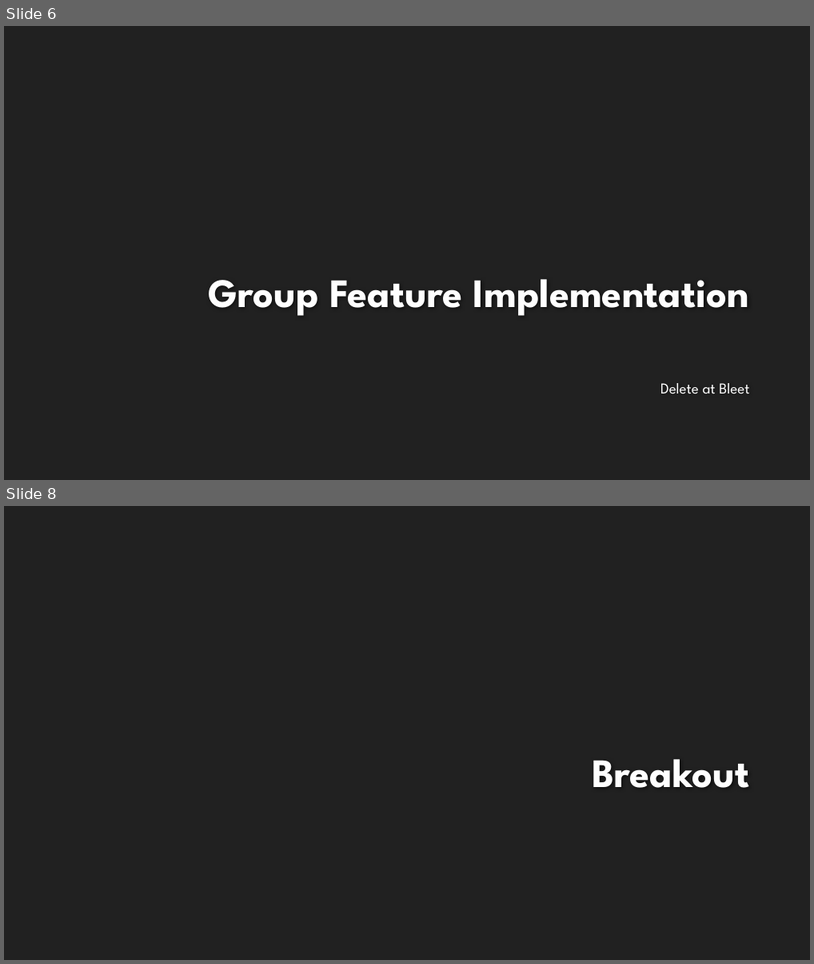
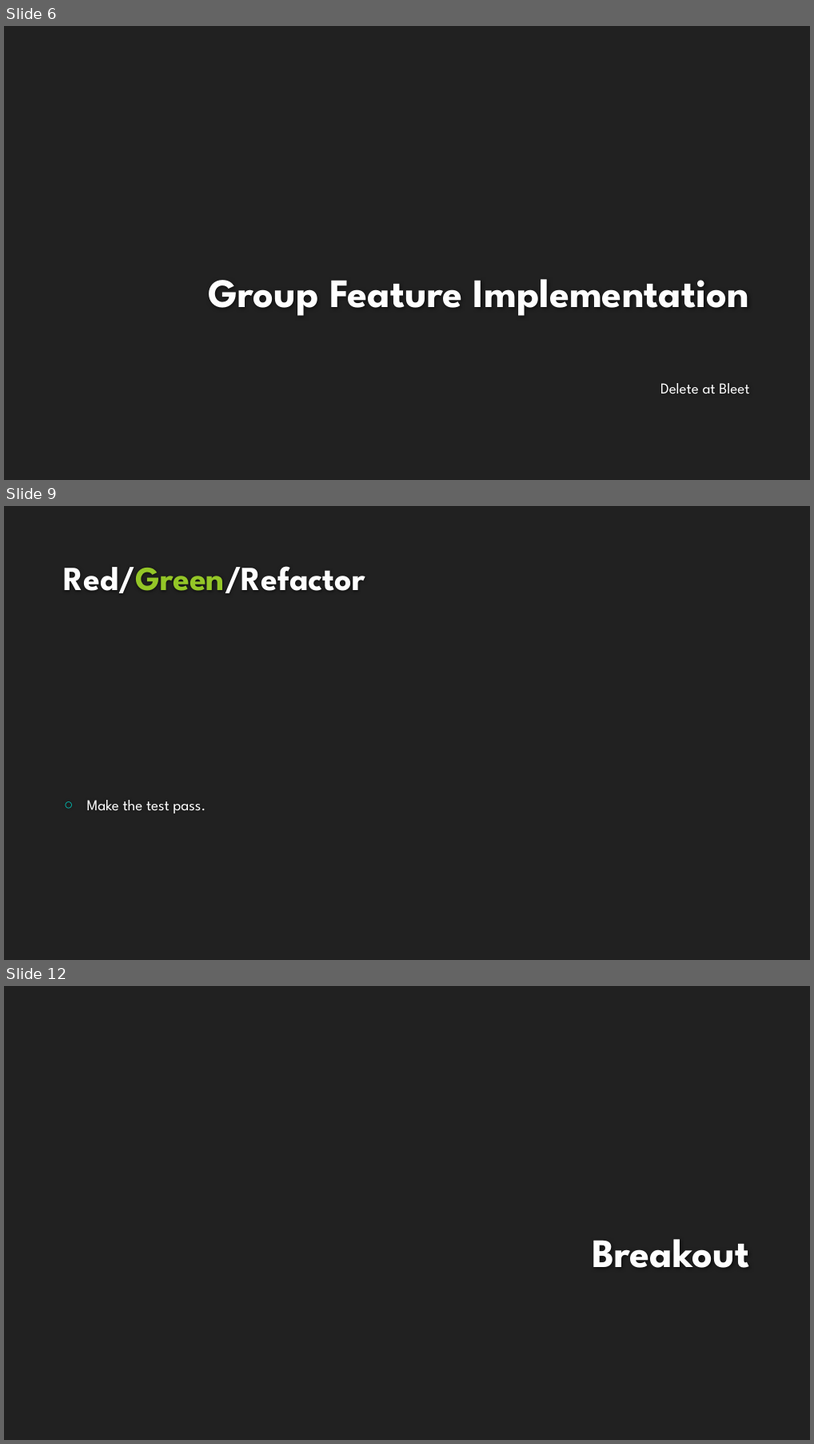
Before and after one commit to francesco-desensi/tdd-workshop, a slide deck: doc/TDD Workshop - TDD In Practice with AngularJS - Hands-on.pptx. Shown one above the other, each under a label of ours: slides 6 and 8 before the commit, slides 6, 9 and 12 after it; the slides between them are not shown. The pictures are 814x964 and 814x1444 pixels, drawn with LibreOffice and Linux fonts; fonts in the diff are those of the drawing; background and template pictures are left out. Boxes give left, top, right and bottom in pixels: in the first picture for what was removed or moved away, otherwise in the second. Text is boxed around its words. In the diff, an @@ line names an element or a change of style, - is before the commit and + after.

```diff
--- a/doc/TDD Workshop - TDD In Practice with AngularJS - Hands-on.pptx
+++ b/doc/TDD Workshop - TDD In Practice with AngularJS - Hands-on.pptx
@@ slide 9 added at <box>4,506,810,960</box>, background #212121 @@
@@ title added at <box>64,566,366,593</box>, 40 pt, text #FEFEFE, bold @@
+Red/Green/Refactor
@@ text added at <box>87,800,206,813</box>, 18 pt, text #FFFFFF @@
+○ Make the test pass.
@@ what was slide 8 is now slide 12 @@
```
Also in this commit, not shown: 1 slide changed, 3 other slides added.
